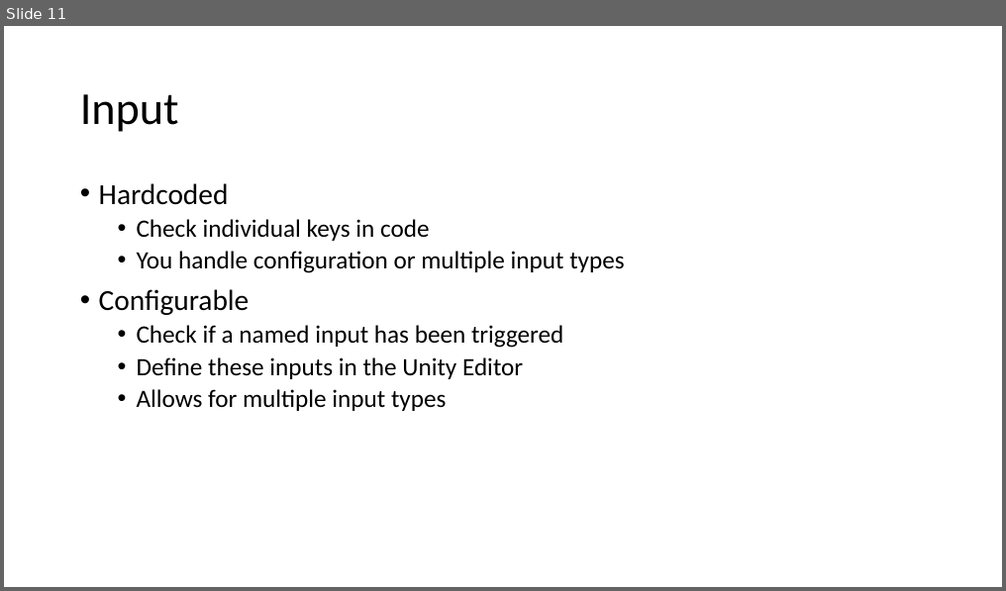
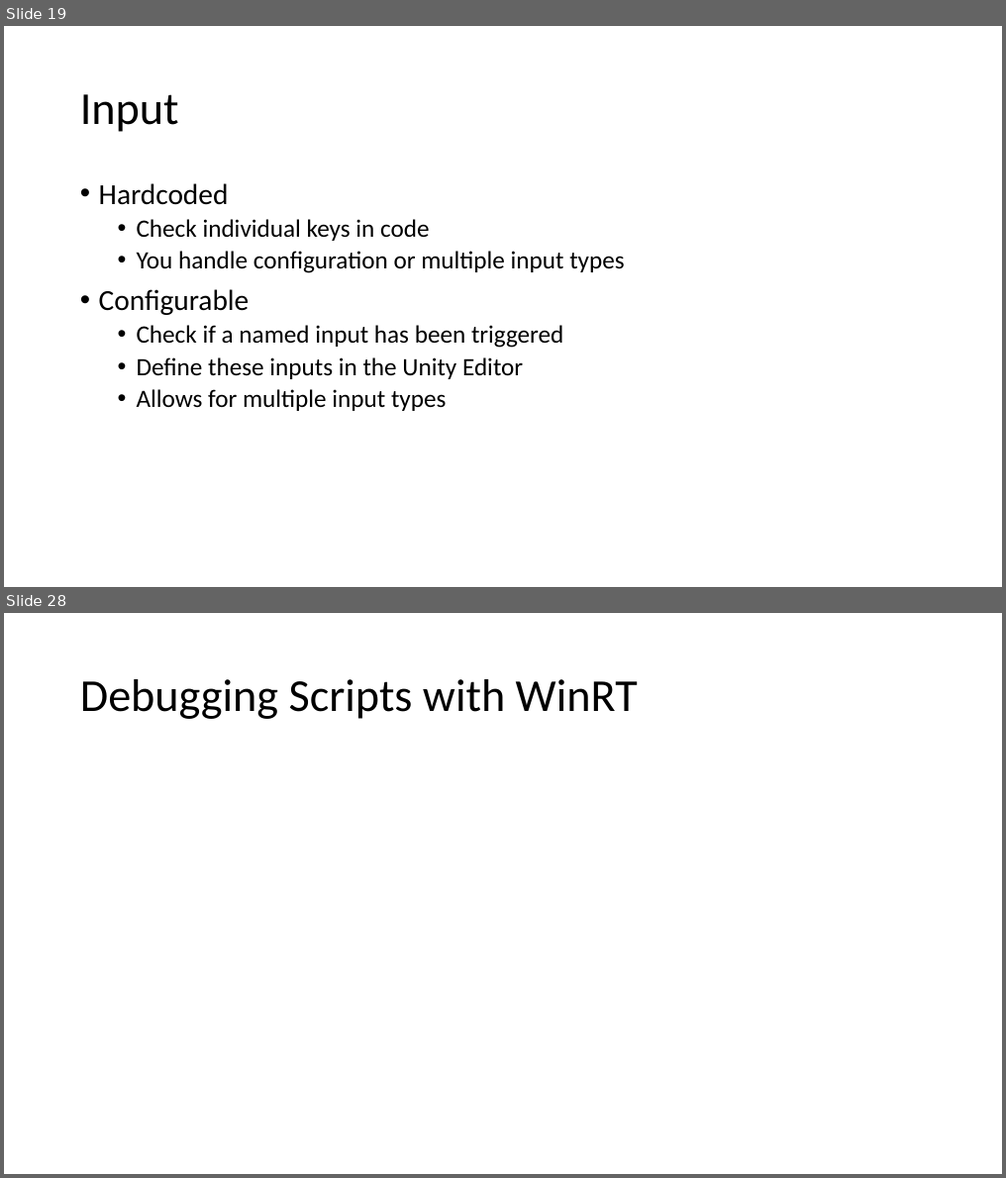
Before and after one commit to quandtm/UnitySTWorkshop, a slide deck: ST_Unity_101_Part1.pptx. Shown one above the other, each under a label of ours: slide 11 before the commit, slides 19 and 28 after it; the slides between them are not shown. The pictures are 1006x591 and 1006x1178 pixels, drawn with LibreOffice and Linux fonts; fonts in the diff are those of the drawing. Boxes give left, top, right and bottom in pixels: in the first picture for what was removed or moved away, otherwise in the second. Text is boxed around its words. In the diff, an @@ line names an element or a change of style, - is before the commit and + after.

```diff
--- a/ST_Unity_101_Part1.pptx
+++ b/ST_Unity_101_Part1.pptx
@@ slide 28 added at [4,613,1002,1174], background #FFFFFF @@
@@ title added at [80,679,638,719], 44 pt, text #000000 @@
+Debugging Scripts with WinRT
@@ what was slide 11 is now slide 19 @@
```
Also in this commit, not shown: 20 other slides added, 1 slide removed.
